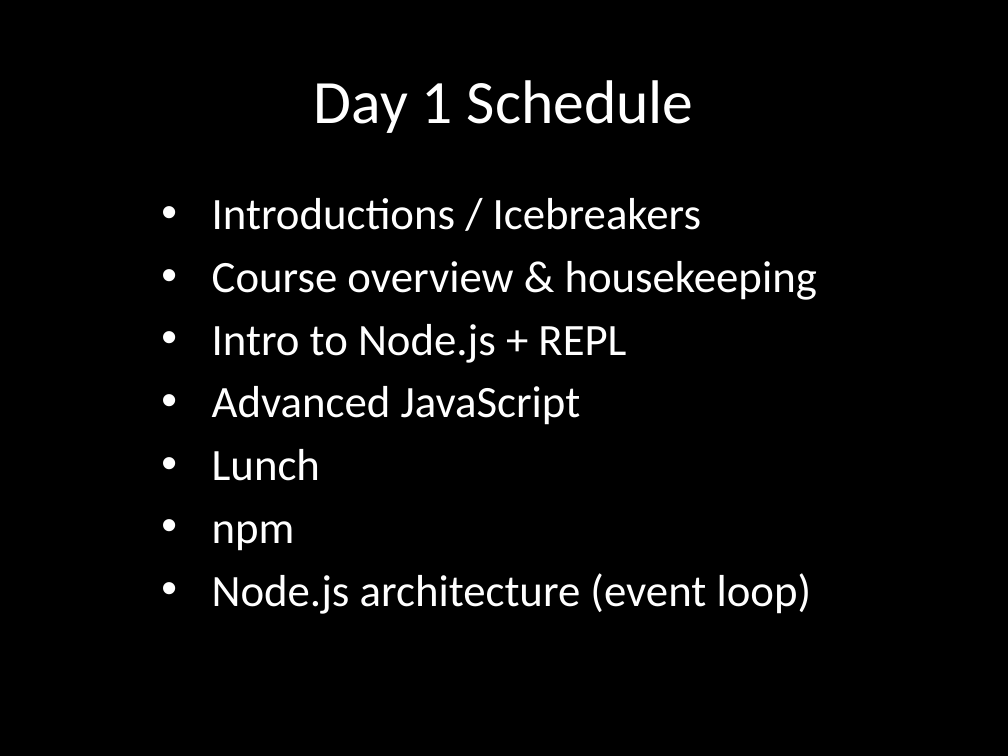
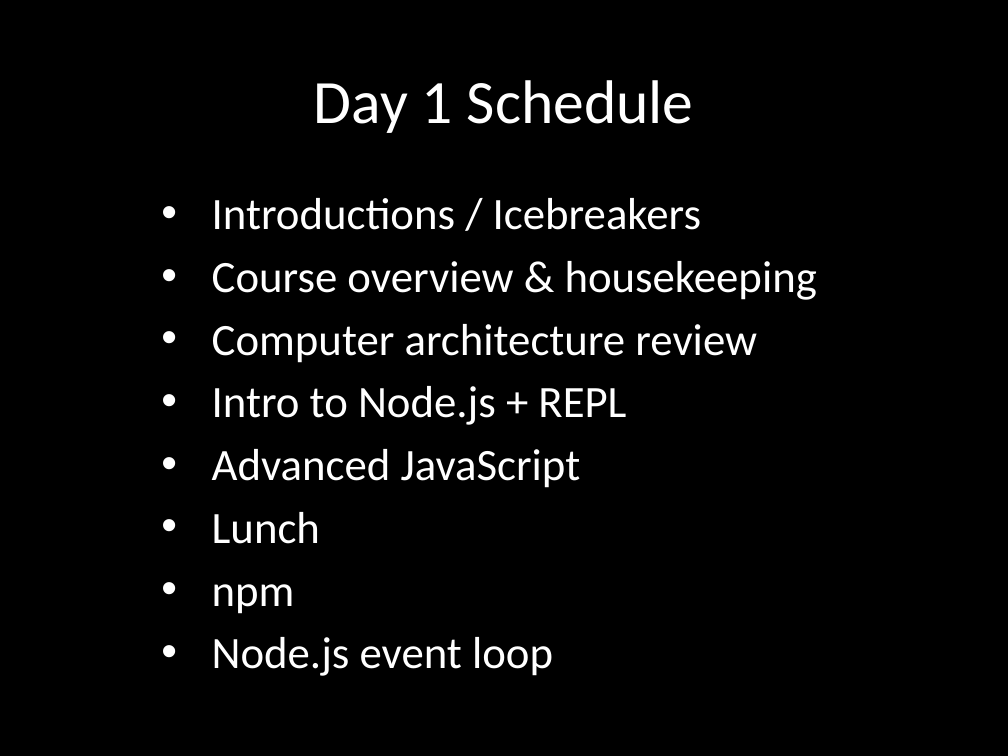
Before and after one commit to eliasjames/training-node, a slide deck: slide 2 of slides/Node Slides Day 1.pptx. Drawn at 1008x756 pixels with LibreOffice and Linux fonts; fonts in the diff are those of the drawing. Boxes give left, top, right and bottom in pixels: in the first picture for what was removed or moved away, otherwise in the second. Text is boxed around its words. In the diff, an @@ line names an element or a change of style, - is before the commit and + after.

```diff
--- a/slides/Node Slides Day 1.pptx
+++ b/slides/Node Slides Day 1.pptx
@@ subtitle at (212, 324, 757, 363): paragraph added @@
+• Computer architecture review
@@ subtitle at (212, 637, 553, 676): text changed @@
-• Node.js architecture (event loop)
+• Node.js event loop
```
Also in this commit, not shown: 3 other slides changed, 7 slides added.
